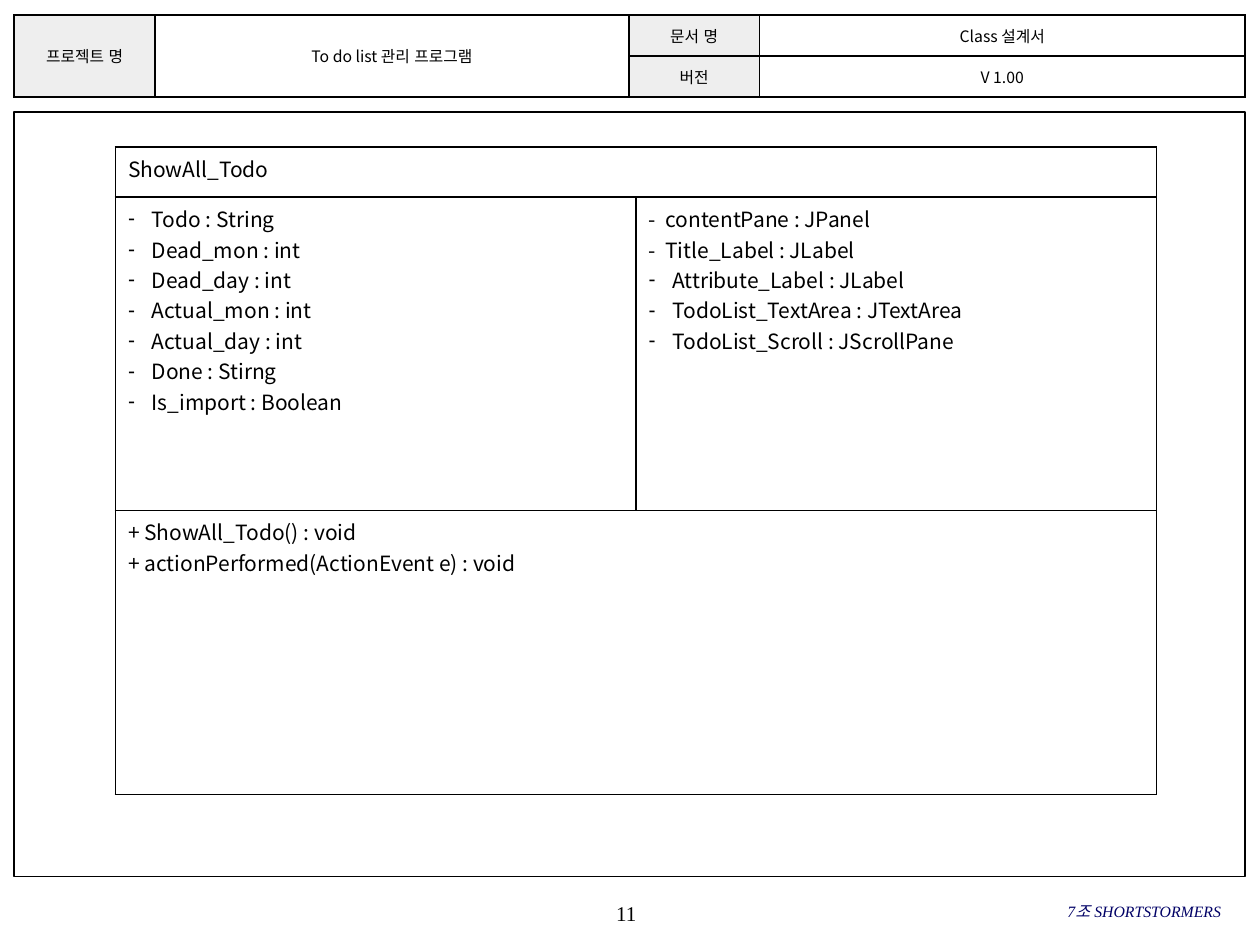
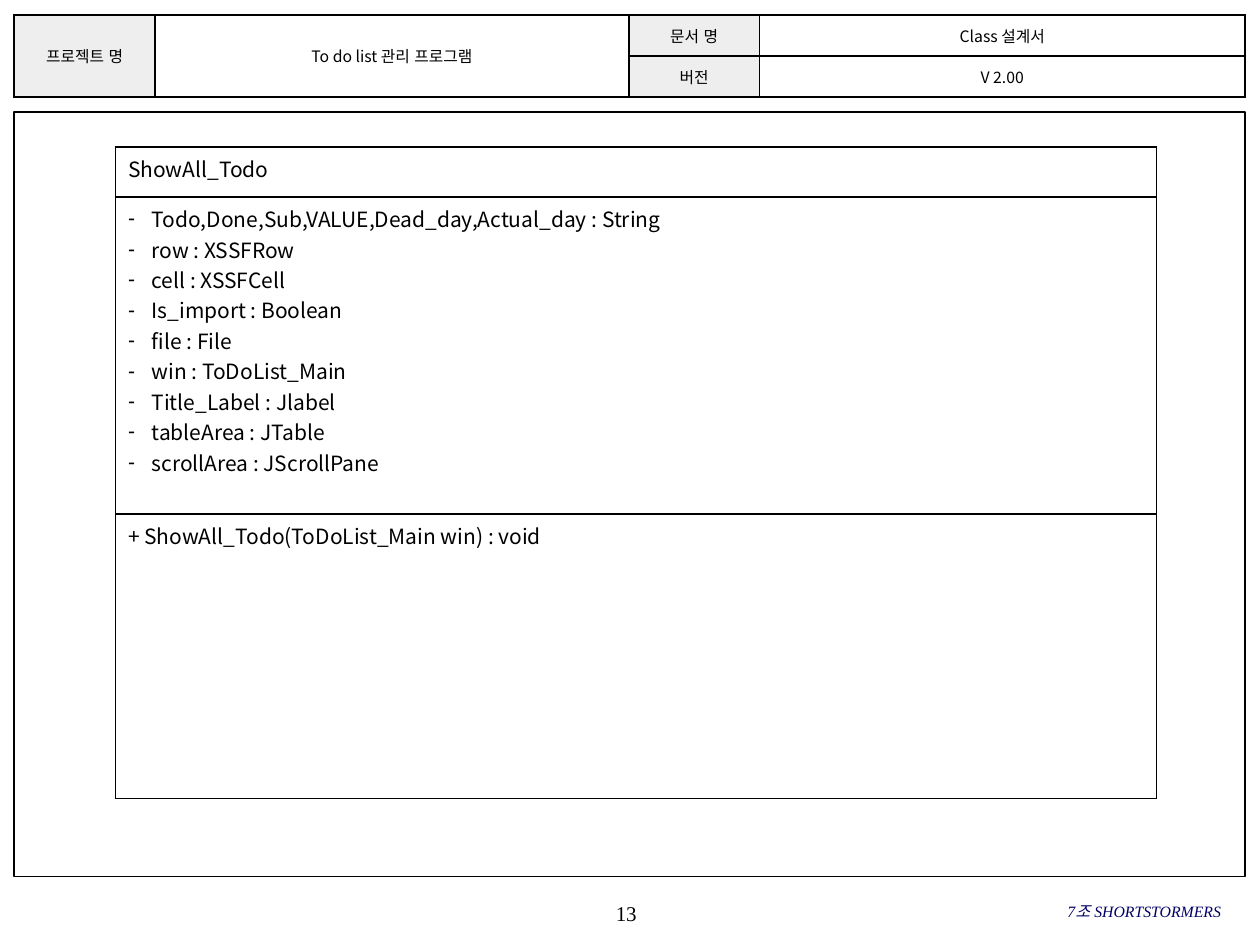
Before and after one commit to SMU-SE-Admin/18-1_7_SHORTSTORMERS_Doc, a slide deck: slide 13 of 03 설계/Class 설계서_7_SHORTSTORMERS.pptx (slide 11 before the commit). Drawn at 1260x945 pixels with LibreOffice and Linux fonts; fonts in the diff are those of the drawing; background and template pictures are left out. Boxes give left, top, right and bottom in pixels: in the first picture for what was removed or moved away, otherwise in the second. Text is boxed around its words. In the diff, an @@ line names an element or a change of style, - is before the commit and + after.

```diff
--- a/03 설계/Class 설계서_7_SHORTSTORMERS.pptx
+++ b/03 설계/Class 설계서_7_SHORTSTORMERS.pptx
@@ table at (14, 15, 1245, 97) @@
-row 2, column 4: V 1.00
+row 2, column 4: V 2.00
@@ table at (116, 147, 1157, 795) @@
-column 1: ShowAll_Todo | Todo : String / Dead_mon : int / Dead_day : int / Actual_mon : int / Actual_day : int / Done : Stirng / Is_import : Boolean | + ShowAll_Todo() : void / + actionPerformed(ActionEvent e) : void
-column 2:  | - contentPane : JPanel / - Title_Label : JLabel / Attribute_Label : JLabel / TodoList_TextArea : JTextArea / TodoList_Scroll : JScrollPane | 
+column 1: ShowAll_Todo | Todo,Done,Sub,VALUE,Dead_day,Actual_day : String / row : XSSFRow / cell : XSSFCell / Is_import : Boolean / file : File / win : ToDoList_Main / Title_Label : Jlabel / tableArea : JTable / scrollArea : JScrollPane | + ShowAll_Todo(ToDoList_Main win) : void
@@ page number at (616, 907, 637, 922): text changed @@
-11
+13
```
Also in this commit, not shown: 8 other slides changed, 4 slides added, 2 slides removed.
